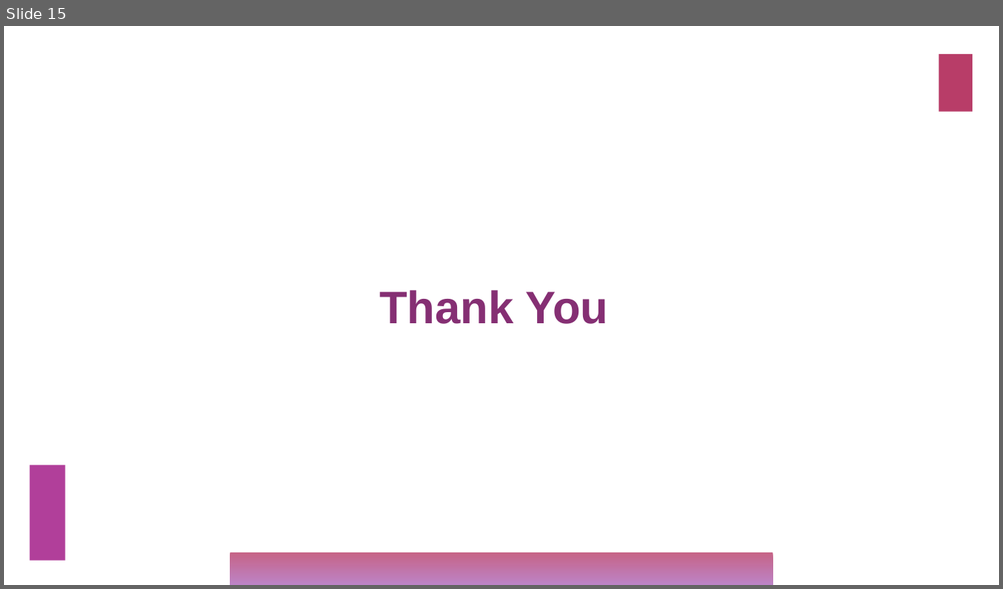
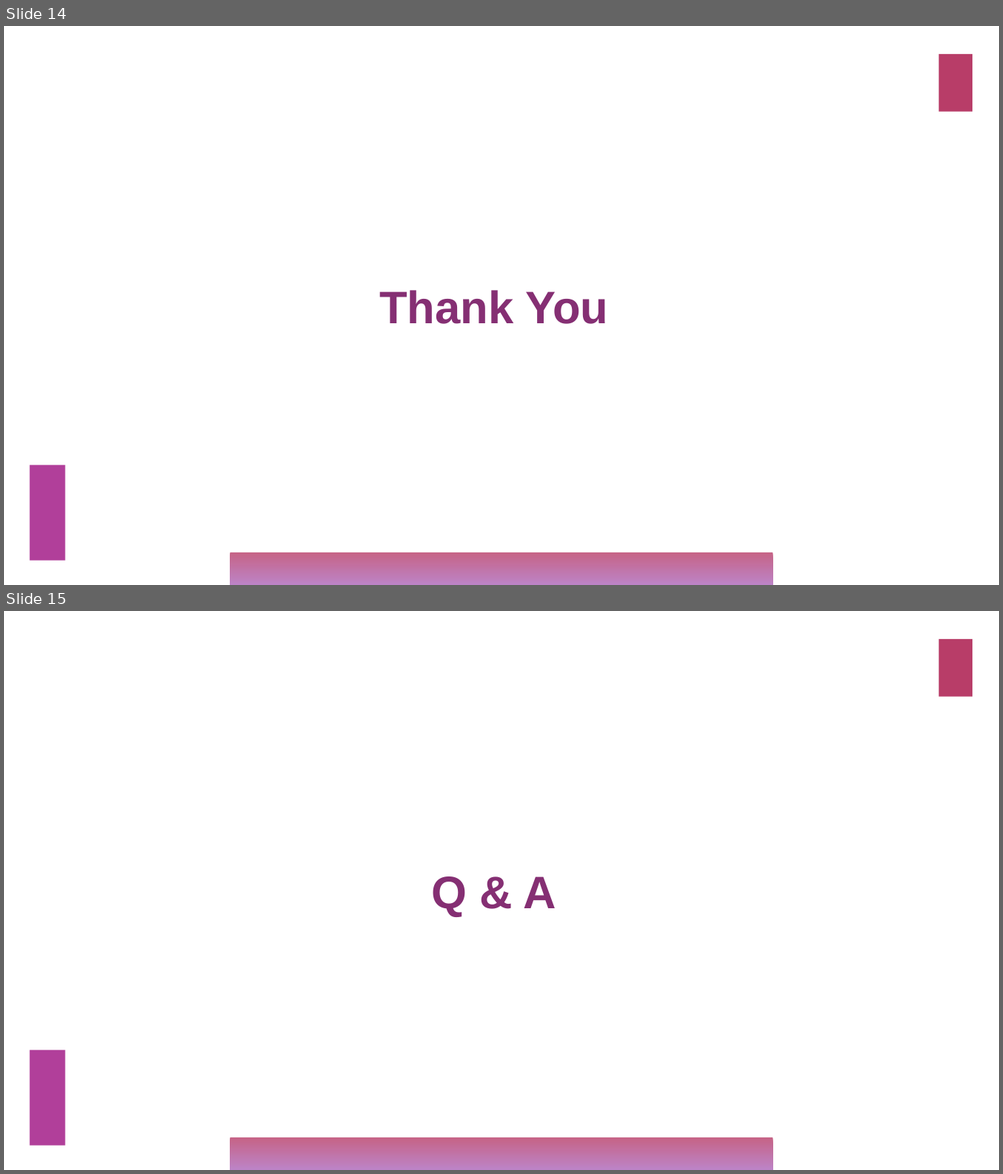
Before and after one commit to cmadusankahw/evenza-MEAN-frontend, a slide deck: Docs/evenza,pptx.pptx. Shown one above the other, each under a label of ours: slide 15 before the commit, slides 14 and 15 after it. The pictures are 1003x589 and 1003x1174 pixels, drawn with LibreOffice and Linux fonts; fonts in the diff are those of the drawing. Boxes give left, top, right and bottom in pixels: in the first picture for what was removed or moved away, otherwise in the second. Text is boxed around its words. In the diff, an @@ line names an element or a change of style, - is before the commit and + after.

```diff
--- a/Docs/evenza,pptx.pptx
+++ b/Docs/evenza,pptx.pptx
@@ slide 15 added at <box>4,611,999,1170</box>, background #FFFFFF @@
@@ rectangle added at <box>939,639,973,697</box>, fill #B83D68 @@
@@ title added at <box>432,877,556,917</box>, 44 pt, text #852F73, bold @@
+Q & A
@@ rectangle added at <box>29,1051,65,1146</box>, fill #B13F9A @@
@@ rectangle added at <box>230,1138,772,1170</box>, fill gradient #B83D68 to #AC66BB @@
@@ what was slide 15 is now slide 14 @@
```
Also in this commit, not shown: 2 slides changed, 1 slide removed, 13 other files.
